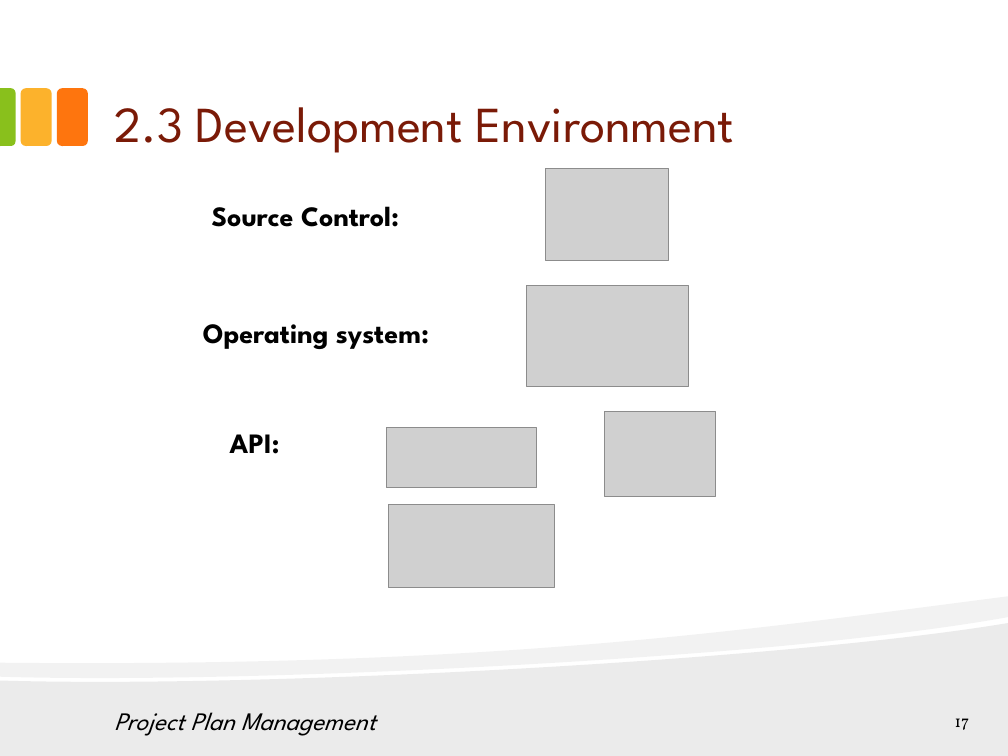
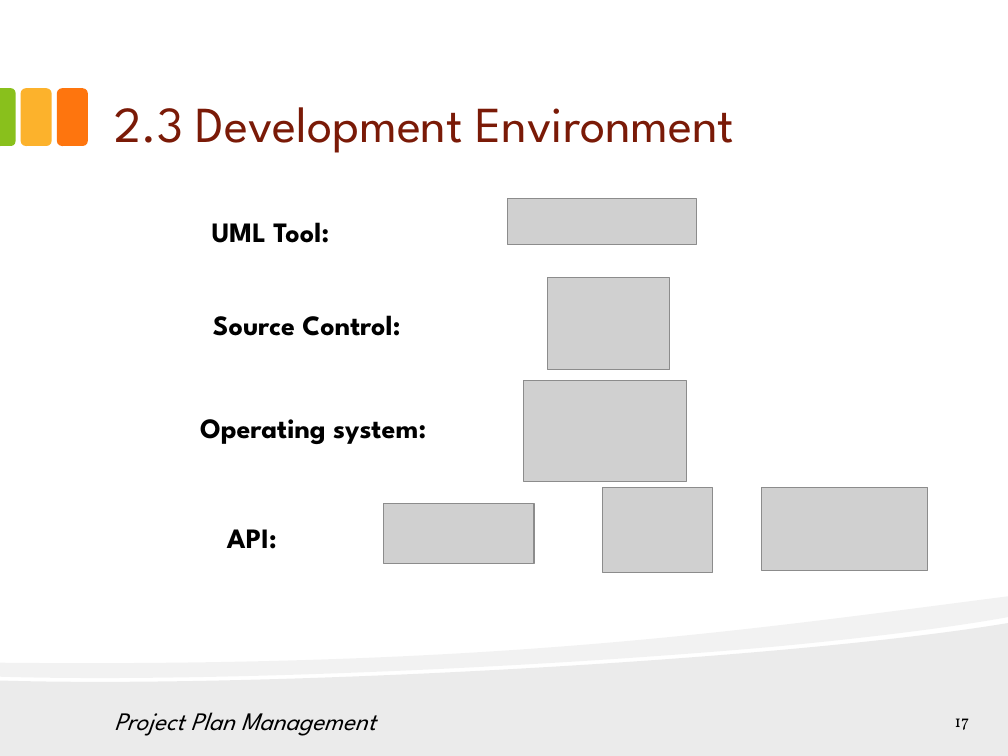
Before and after one commit to hungqcao/Rental-House-Finding, a slide deck: slide 17 of Document/Documentation/Final Document & Report/RHF_Presentation_Final_v1.0.pptx. Drawn at 1008x756 pixels with LibreOffice and Linux fonts; fonts in the diff are those of the drawing; grey boxes stand for pictures. Boxes give left, top, right and bottom in pixels: in the first picture for what was removed or moved away, otherwise in the second. Text is boxed around its words. In the diff, an @@ line names an element or a change of style, - is before the commit and + after.

```diff
--- a/Document/Documentation/Final Document & Report/RHF_Presentation_Final_v1.0.pptx
+++ b/Document/Documentation/Final Document & Report/RHF_Presentation_Final_v1.0.pptx
@@ picture added at [507, 199, 697, 244] @@
@@ text added at [212, 222, 329, 243], 20 pt, text #000000, bold @@
+UML Tool:
@@ picture: place and size @@
-picture at [546, 168, 669, 260]
+picture at [547, 278, 670, 370]
@@ text "Source Control:": place and size @@
-text "Source Control:" at [212, 206, 399, 227]
+text "Source Control:" at [213, 315, 400, 336]
@@ picture: place and size @@
-picture at [526, 285, 688, 386]
+picture at [524, 381, 686, 482]
@@ text "Operating system:": place and size @@
-text "Operating system:" at [203, 324, 429, 349]
+text "Operating system:" at [200, 419, 426, 444]
@@ picture: place and size @@
-picture at [386, 427, 536, 488]
+picture at [384, 504, 534, 564]
@@ picture: place and size @@
-picture at [605, 411, 716, 496]
+picture at [602, 487, 713, 572]
@@ picture: place and size @@
-picture at [388, 505, 554, 589]
+picture at [762, 487, 928, 571]
@@ text "API:": place and size @@
-text "API:" at [230, 434, 280, 454]
+text "API:" at [227, 529, 277, 549]
```
Also in this commit, not shown: 19 other slides changed, 6 slides added, 5 slides removed.
